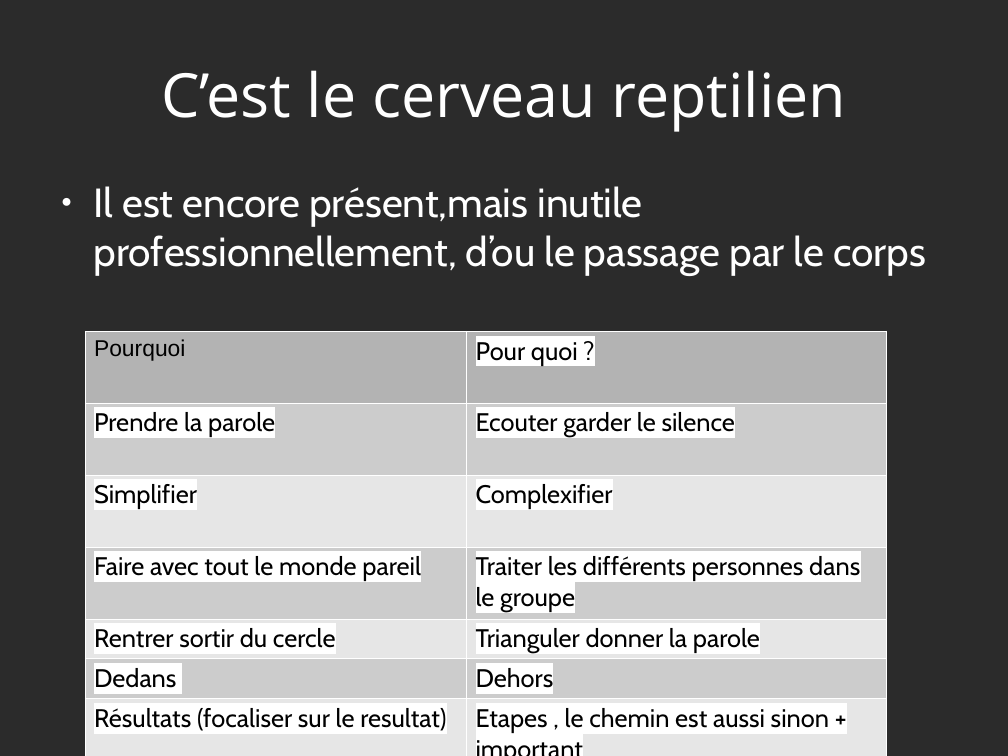
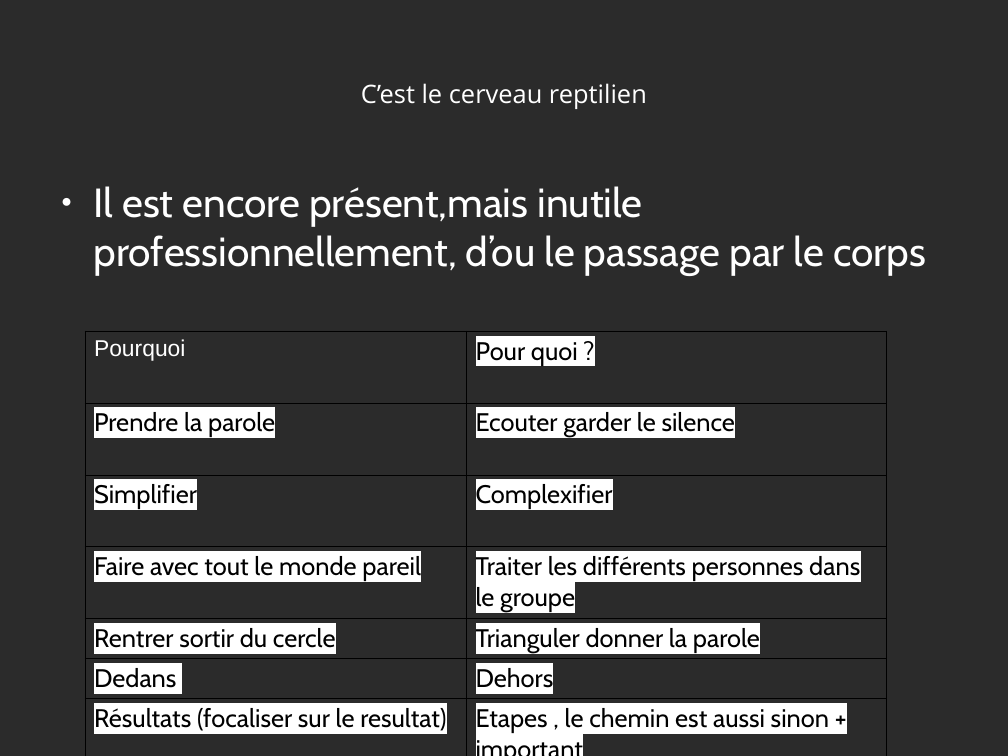
Before and after one commit to heylve/current, a slide deck: slide 36 of admin_perso/germe_formation.odp. Drawn at 1008x756 pixels with LibreOffice and Linux fonts; fonts in the diff are those of the drawing; background and template pictures are left out; a plain dark background stands for a picture behind light text. Boxes give left, top, right and bottom in pixels: in the first picture for what was removed or moved away, otherwise in the second. Text is boxed around its words. In the diff, an @@ line names an element or a change of style, - is before the commit and + after.

```diff
--- a/admin_perso/germe_formation.odp
+++ b/admin_perso/germe_formation.odp
@@ title "C’est le cerveau reptilien" at <box>361,83,647,109</box>: size 48 to 20 pt @@
@@ table at <box>85,331,886,756</box> @@
@@ fill #B3B3B3 to none in row 1 @@
@@ fill #CCCCCC to none in 6 cells @@
@@ fill #E6E6E6 to none in 6 cells @@
@@ text colour #000000 to #FFFFFF in "Pourquoi" @@
@@ borders changed @@
```
Also in this commit, not shown: 36 other slides changed, 26 slides added, 1 other file.
